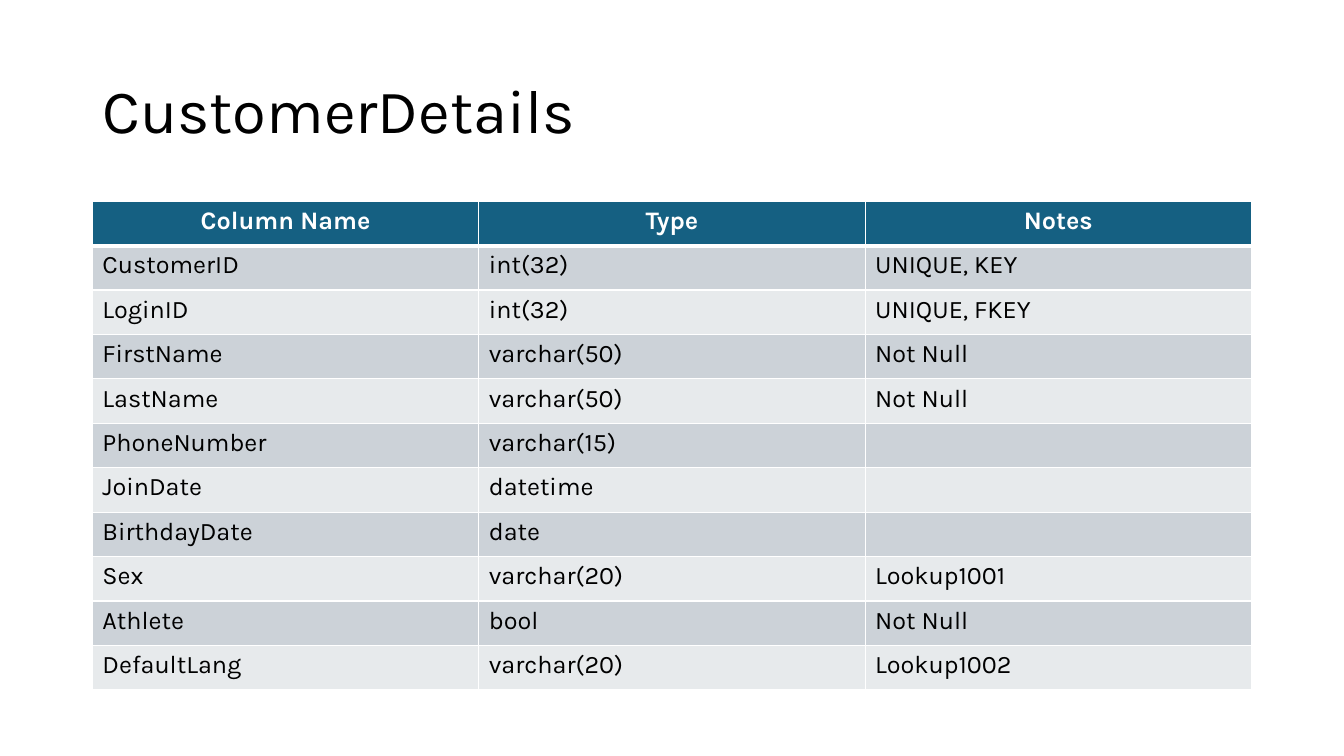
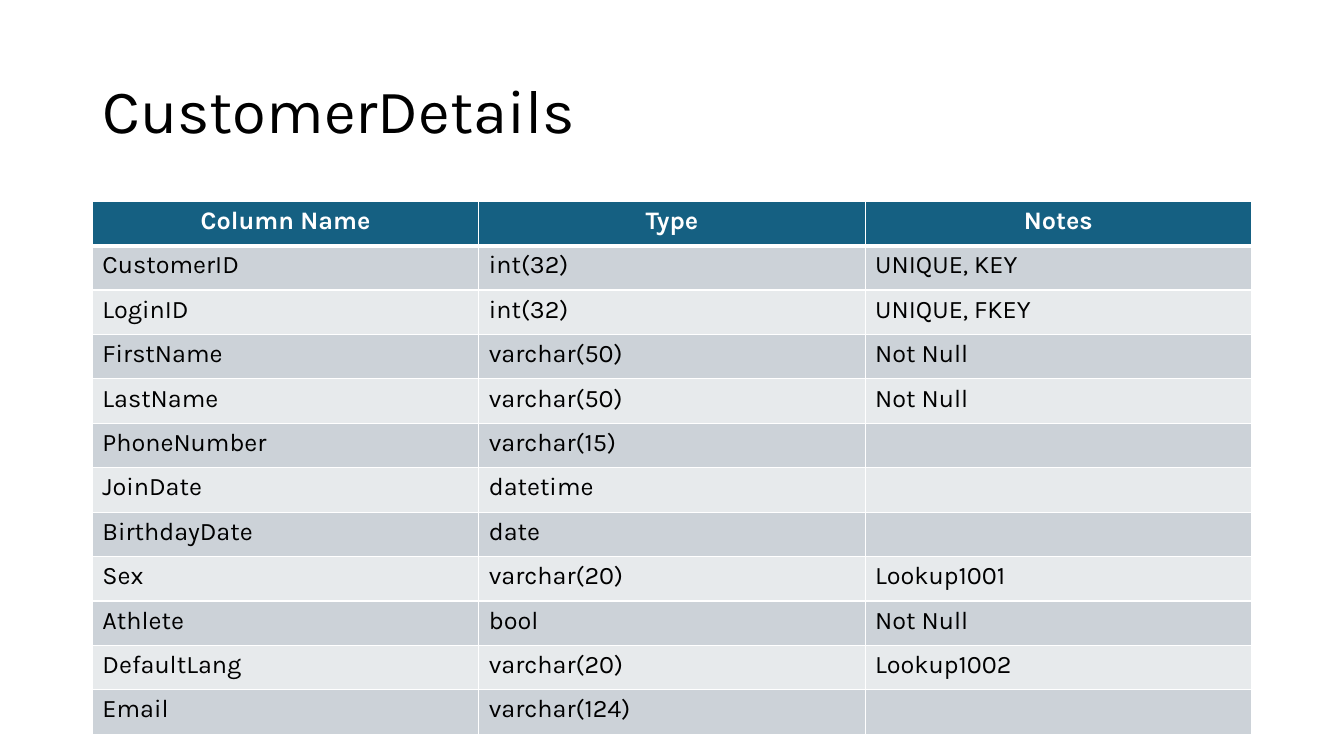
Before and after one commit to ShAntwan/Relive, a slide deck: slide 4 of ProjectDocumentaion/TableDesigns.pptx. Drawn at 1344x756 pixels with LibreOffice and Linux fonts; fonts in the diff are those of the drawing. Boxes give left, top, right and bottom in pixels: in the first picture for what was removed or moved away, otherwise in the second. Text is boxed around its words. In the diff, an @@ line names an element or a change of style, - is before the commit and + after.

```diff
--- a/ProjectDocumentaion/TableDesigns.pptx
+++ b/ProjectDocumentaion/TableDesigns.pptx
@@ table at [93,202,1251,724] @@
+row 12: Email | varchar(124) | 
```
Also in this commit, not shown: 3 other slides changed, 3 other files.
